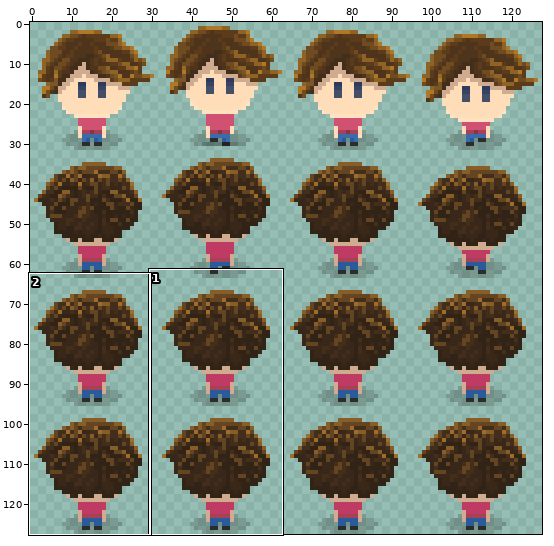
File history of a sprite sheet, core/assets/textures/player.png. The picture above shows the old version from afar; the outline marks the close-up.
Close-up. Old version:
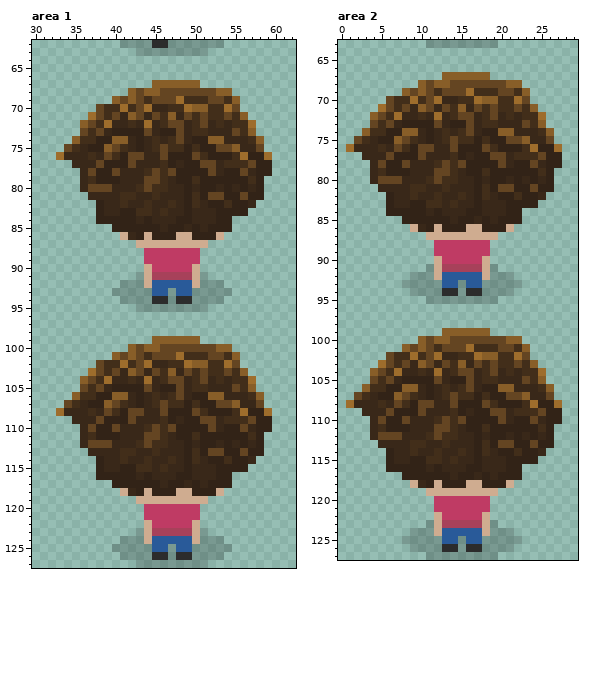
The file is 128x128 pixels. Pixels under 10% opacity are left out. Colours within 5 levels of each other are drawn and written as one. Shown: area 1: x 30..62, y 62..127; area 2: x 0..29, y 63..127. The commit also changed other parts of the picture, which this record leaves out.
New version:
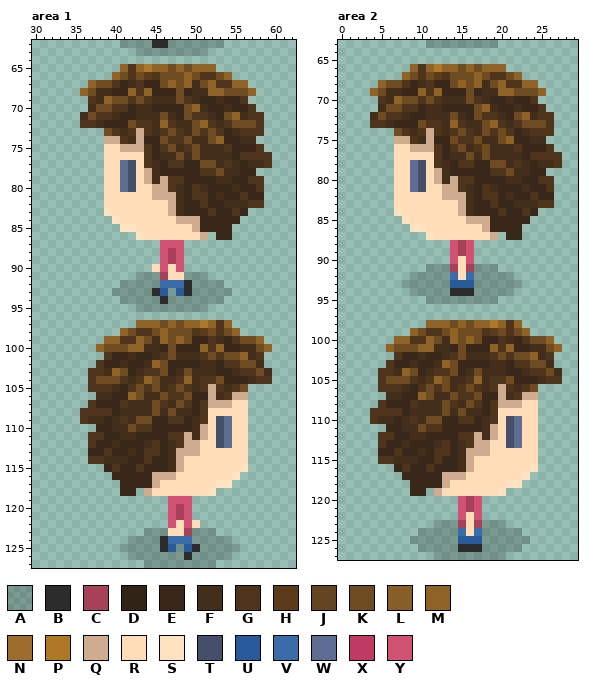
Palette (. is transparent): A #00000032  B #2c2c2c  C #a7415a  D #322317  E #392819  F #422e1a  G #4d341a  H #5b3b19  J #644522  K #6f4b21  L #885e28  M #8f6225  N #9e6d2c  P #ae7827  Q #cfac90  R #ffddb9  S #ffe2c0  T #464f69  U #295a99  V #396ca9  W #5e6d93  X #bf3b64  Y #d05171
The exact change:
Area 1:
y 65: x 41..52 ............ -> MGMPMMKMKMMM
y 66: x 40..54 ............... -> MKGKHGKKKMKGGKM
y 67: x 37..56 ........LLLLLL...... -> MKKGEFGEEKMKMFKMGGMM
y 68: x 36..57 ......LJLLJJJJJJJLL... -> MKFFEEMGMEEEKEFFMMKKKM
y 69: x 37..49 ...LJLJFJJJNF -> GFMKKGKGFFFKG; x 51..56 FJJFL. -> EEFEEG
y 70: x 37..44 .JFFNFJN -> FKKGGEFF; x 47..57 FFNLLFFNJ.. -> EEKMFEEFEEG
y 71: x 36..40 .NJFJ -> FKGGF; x 42..47 LJEJFL -> EFFFKF; x 49..51 JFJ -> KGG; x 53..58 FJFL.. -> EKMFGG
y 72: x 36..37 LJ -> GG; x 39 N -> E; x 42..52 FENEFJJEFJE -> KGGFMGFFKMG; x 54..58 EFFN. -> GKKKG
y 73: x 36..53 JFJEDDDDJEDDJEFFEE -> ...KGFGQGFGKGFKGKG; x 55..58 JFL. -> FGGG
y 74: x 35..43 LFFDDLLED -> ....QQGFQ; x 45..53 FEFJEDDLL -> EKGGKFFKM; x 56 E -> F; x 58 L -> .
y 75: x 34..47 JFEDDLJFEDEFJF -> .....RRQQQGEGK; x 49..55 DFDDJJL -> GKFFFGE; x 58 J -> G
y 76: x 33..44 NEEEFEJFDJJE -> ......RRRRRG; x 46..50 JDDDJ -> FFKFK; x 52..59 DDDFNDDN -> FFFEGGGG
y 77: x 35..54 EEEJDDDJEEEFDEDDJJEF -> ....RRWTRGFEGGEEKKFG; x 56..59 FJDD -> EFFG
y 78: x 36..56 EJDDJEEEFJFJDDDDJEDDJ -> ...RRWTRQFEEEEEGGKFFE; x 58..59 DD -> ..
y 79: x 36..58 EFDDDEEEJJFEDDFDDDDDDFD -> ...RRWTRQFQGGEEEEFFEEGG
y 80: x 36..52 EJJJEEEFJFFEEDEDD -> ...RRWTRRQQGFEGFE; x 54..56 DED -> EFE; x 58 D -> G
y 81: x 37..58 EEEEFFEEFEEEDFDJJDDJDD -> ..RRRRRRQQQFEGGEFEEGEE
y 82: x 38..53 DEEFEEFEEFEDFEDD -> .RRRRRRRRQFEEGEE; x 55..58 DDE. -> FFGG
y 83: x 38..49 DEEDDFFEFEED -> .SRRRRRRRQFE; x 52..56 EDDDD -> GEEGE
y 84: x 38..50 DDDDDEDEEEDDE -> ..SRRRRRRRQQQ; x 53..55 DD. -> EEE
y 85: x 40..50 DDDDDDEDDED -> .SSRRRRRRRQ; x 52..54 DDD -> EEE
y 86: x 41..54 QEDQDDDQQDDDQ. -> ..SRRRRRRRQ.EE
y 87: x 43..51 QQQQQQQQQ -> ...YYY...
y 88..89: x 44..50 XXXXXXX -> ..YCY..
y 90: x 44..50 QXXXXXQ -> .RYRY..
y 91: x 44..45 QC -> AA; x 47..50 CCCQ -> RRAA
y 92: x 44..50 QUUUUUQ -> AAVVVBA
y 93: x 45 U -> B; x 49 U -> B
y 94: x 45 B -> A; x 48..49 BB -> AA
y 97: x 43..54 ............ -> MMMKMKMMPMGM
y 98: x 41..55 ............... -> MKGGKMKKKGHKGKM
y 99: x 39..58 ......LLLLLL........ -> MMGGMKFMKMKEEGFEGKKM
y 100: x 38..59 ....LJLLJJJJJJJLL..... -> MKKKMMFFEKEEEMGMEEFFKM
y 101: x 39..48 .LJLJFJJJN -> GEEFEEFGKF; x 51..58 FJJFL... -> GKGKKMFG
y 102: x 38..51 JFFNFJNEEFFNLL -> GEEFEEFMKEEEEF; x 53..58 FNJ... -> EGGKKF
y 103: x 37..38 NJ -> GG; x 40..49 JELJEJFLEJ -> MKEFGGKEFK; x 51 J -> F; x 53..54 FJ -> EE; x 56..59 L... -> GGKF
y 104: x 36..41 LJFNEE -> .GKKKG; x 43..45 ENE -> GMK; x 47..49 JJE -> FGM; x 51..53 JEF -> GGK; x 55..59 FFN.. -> EEFGG
y 105: x 36..49 JFJEDDDDJEDDJE -> .GGGFEGKGKFGKG; x 51..57 FEEEJFL -> GQGFGK.
y 106: x 35..44 LFFDDLLEDE -> ...FFEEMKF; x 46..58 EFJEDDLLEEEFL -> KGGKEEQFGQQ..
y 107: x 34..46 JFEDDLJFEDEFJ -> ...GEEEGFFFKG; x 48..58 FDFDDJJLEEJ -> KGEGQQQRR..
y 108: x 33..59 NEEEFEJFDJJEEJDDDJFDDDFNDDN -> ...GGGGEFFFFKFKFFEGRRRRR...
y 109: x 35..44 EEEJDDDJEE -> .GFFEFGFKK; x 46..59 FDEDDJJEFFFJDD -> EGGEFGRTWRR...
y 110: x 36..59 EJDDJEEEFJFJDDDDJEDDJEDD -> ..EEFFKGGEEEEEFQRTWRR...
y 111: x 36..42 EFDDDEE -> .GGEEFF; x 44..49 JJFEDD -> EEEGGQ; x 51..58 DDDDDDFD -> QRTWRR..
y 112: x 36..40 EJJJE -> .GEEF; x 43..58 FJFFEEDEDDEDEDED -> EFGEFGQQRRTWRR..
y 113: x 39 E -> G; x 41 F -> E; x 44..45 EF -> GG; x 47..58 EEDFDJJDDJDD -> FQQQRRRRRR..
y 114: x 37..40 .DEE -> GGFF; x 44 F -> G; x 48..57 EDFEDDFDDE -> QRRRRRRRR.
y 115: x 38 D -> .; x 40..44 EDDFF -> GEEGE; x 46..56 FEEDEEEDDDD -> EFQRRRRRRRS
y 116: x 38..42 DDDDD -> ..EEE; x 44..55 DEEEDDEEEDD. -> EQQQRRRRRRRS
y 117: x 40..54 DDDDDDEDDEDEDDD -> .EEEEQRRRRRRRSS
y 118: x 41 Q -> E; x 43 D -> .; x 45..53 DDDQQDDDQ -> RRRRRRRS.
y 119: x 43..51 QQQQQQQQQ -> ....YYY..
y 120..121: x 44..50 XXXXXXX -> ...YCY.
y 122: x 44..50 QXXXXXQ -> ...YRYR
y 123: x 43..48 AQCCCC -> .AAARR; x 50 Q -> A; x 52 . -> A
y 124: x 41 A -> .; x 44..50 QUUUUUQ -> AABVVVA; x 54 . -> A
y 125: x 40 A -> .; x 45..48 UUAU -> ABUA; x 50 A -> B; x 55 . -> A
y 126: x 41 A -> .; x 45..46 BB -> AA; x 48 B -> A; x 54 . -> A
y 127: x 43 A -> .; x 52 . -> A
Area 2:
y 66: x 9..20 ............ -> MGMPMMKMKMMM
y 67: x 8..22 .....LLLLLL.... -> MKGKHGKKKMKGGKM
y 68: x 5..24 .....LJLLJJJJJJJLL.. -> MKKGEFGEEKMKMFKMGGMM
y 69: x 4..17 ....LJLJFJJJNF -> MKFFEEMGMEEEKE; x 20..25 JJFL.. -> MMKKKM
y 70: x 5..14 .JFFNFJNEE -> GFMKKGKGFF; x 16..20 FNLLF -> KGFEE; x 22..24 NJ. -> EEG
y 71: x 5..15 NJFJELJEJFL -> FKKGGEFFEEE; x 17..25 JFJFFJFL. -> KMFEEFEEG
y 72: x 4..8 LJFNE -> FKGGF; x 10..23 FENEFJJEFJEFEF -> EFFFKFEKGGFEKM; x 25..26 N. -> GG
y 73: x 4..6 JFJ -> GGF; x 8..26 DDDDJEDDJEFFEEEJFL. -> EEKGGFMGFFKMGFGKKKG
y 74: x 3..12 LFFDDLLEDE -> ....KGFGQG; x 14..21 EFJEDDLL -> GKGFKGKG; x 23..26 EEFL -> FGGG
y 75: x 2..11 JFEDDLJFED -> .....QQGFQ; x 13..17 FJFFD -> EKGGK; x 19..26 DDJJLEEJ -> FKMEEFF.
y 76: x 1..12 NEEEFEJFDJJE -> ......RRQQQG; x 14..18 JDDDJ -> GKFGK; x 20..27 DDDFNDDN -> FFGEEEG.
y 77: x 3..12 EEEJDDDJEE -> ....RRRRRG; x 15..21 DEDDJJE -> FKFKFFF; x 23..27 FFJDD -> EGGGG
y 78: x 4..27 EJDDJEEEFJFJDDDDJEDDJEDD -> ...RRWTRGFEGGEEKKFGFEFFG
y 79: x 4..14 EFDDDEEEJJF -> ...RRWTRQFE; x 16..26 DDFDDDDDDFD -> EEEGGKFFEE.
y 80: x 4..12 EJJJEEEFJ -> ...RRWTRQ; x 14..17 FEED -> QGGE; x 19..22 DDED -> EEFF; x 24..26 DED -> EGG
y 81: x 5..26 EEEEFFEEFEEEDFDJJDDJDD -> ..RRWTRRQQGFEGFEEEFEEG
y 82: x 6..24 DEEFEEFEEFEDFEDDFDD -> .RRRRRRQQQFEGGEFEEG; x 26 . -> E
y 83: x 6..17 DEEDDFFEFEED -> .RRRRRRRRQFE; x 19 E -> G; x 21..26 DDDD.. -> EFFFGG
y 84: x 6..17 DDDDDEDEEEDD -> .SRRRRRRRQFE; x 20..24 EDD.. -> GEEGE
y 85: x 8..18 DDDDDDEDDED -> SRRRRRRRQQQ; x 20..23 DDD. -> EEEE
y 86: x 9..22 QEDQDDDQQDDDQ. -> SSRRRRRRRQEEEE
y 87: x 11..18 QQQQQQQQ -> SRRRRRRR; x 21..22 .. -> EE
y 88..89: x 12..18 XXXXXXX -> ..YCY..
y 90: x 12..18 QXXXXXQ -> ..YRY..
y 91: x 12..13 QC -> AA; x 15 C -> R; x 17..18 CQ -> AA
y 92: x 12..18 QUUUUUQ -> AAVRVAA
y 93: x 13 U -> A; x 15 A -> U; x 17 U -> A
y 94: x 13 B -> A; x 15 A -> B; x 17 B -> A
y 98: x 11..22 ............ -> MMMKMKMMPMGM
y 99: x 9..23 ....LLLLLL..... -> MKGGKMKKKGHKGKM
y 100: x 7..26 ...LJLLJJJJJJJLL.... -> MMGGMKFMKMKEEGFEGKKM
y 101: x 6..11 ..LJLJ -> MKKKMM; x 13..27 JJJNFFFJJFL.... -> FEKEEEMGMEEFFKM
y 102: x 6..9 JFFN -> .GEE; x 11..15 JNEEF -> EEFGK; x 17..26 NLLFFNJ... -> FFGKGKKMFG
y 103: x 5..15 NJFJELJEJFL -> .GEEFEEFMKE; x 17..19 JFJ -> EEF; x 21..26 FJFL.. -> EGGKKF
y 104: x 4..17 LJFNEEFENEFJJE -> .GGFMKEFGGKEFK; x 19..21 JEF -> FFE; x 24..27 FN.. -> GGKF
y 105: x 4..17 JFJEDDDDJEDDJE -> .GKKKGFGMKFFGM; x 19..21 FEE -> GGK; x 23..27 JFL.. -> EEFGG
y 106: x 3..26 LFFDDLLEDEFEFJEDDLLEEEFL -> ..GGGFEGKGKFGKGFGQGFGK..
y 107: x 2..12 JFEDDLJFEDE -> ....FFEEMKF; x 14..26 JFFDFDDJJLEEJ -> KGGKEEQFGQQ..
y 108: x 1..5 NEEEF -> ....G; x 7..27 JFDJJEEJDDDJFDDDFNDDN -> EEGFFFKGFKGEGQQQRR...
y 109: x 3..13 EEEJDDDJEEE -> .GGGGEFFFFK; x 15..27 DEDDJJEFFFJDD -> KFFEGRRRRR...
y 110: x 4..27 EJDDJEEEFJFJDDDDJEDDJEDD -> GFFEFGFKKEEGGEFGRTWRR...
y 111: x 4..14 EFDDDEEEJJF -> ..EEFFKGGEE; x 16..17 DD -> EE; x 19..26 DDDDDDFD -> QRTWRR..
y 112: x 4..7 EJJJ -> .GGE; x 9..26 EEFJFFEEDEDDEDEDED -> FFEEEEGGQFQRTWRR..
y 113: x 5 E -> G; x 8..10 EFF -> FEE; x 12..13 EF -> FG; x 15..26 EEDFDJJDDJDD -> FGQQRRTWRR..
y 114: x 5..7 .DE -> EEG; x 9..10 FE -> EF; x 12..13 FE -> GG; x 16..25 EDFEDDFDDE -> QQQRRRRRR.
y 115: x 5..12 .DEEDDFF -> GGFFFEEG; x 14..24 FEEDEEEDDDD -> EFQRRRRRRRR
y 116: x 6..12 DDDDDED -> .EGEEGE; x 15..24 EDDEEEDD.. -> FQRRRRRRRS
y 117: x 8..23 DDDDDDEDDEDEDDD. -> EEEEEQQQRRRRRRRS
y 118: x 9 Q -> E; x 11..22 DQDDDQQDDDQ. -> EEQRRRRRRRSS
y 119: x 9..11 ..Q -> EE.; x 13..20 QQQQQQQ. -> RRRRRRRS
y 120..121: x 12..18 XXXXXXX -> ...YCY.
y 122: x 12..18 QXXXXXQ -> ...YRY.
y 123: x 11..14 AQCC -> .AAA; x 16 C -> R; x 18 Q -> A; x 20 . -> A
y 124: x 9 A -> .; x 12..18 QUUUUUQ -> AAAVRVA; x 22 . -> A
y 125: x 8 A -> .; x 13..15 UUA -> AAU; x 23 . -> A
y 126: x 9 A -> .; x 13..15 BBA -> AAB; x 22 . -> A
y 127: x 11 A -> .; x 20 . -> A
Pixel boxes of the changes (left, top, right, bottom) in both close-ups:
changed: (56, 64, 272, 568)
changed: (346, 64, 562, 560)
